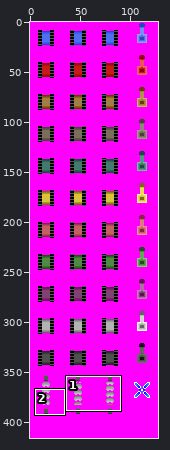
One commit to this sprite sheet: v3_projectiles/sprites/sprite-sheet.png. The picture above shows the old version from afar; the outline marks the close-up.
Close-up. Old version:
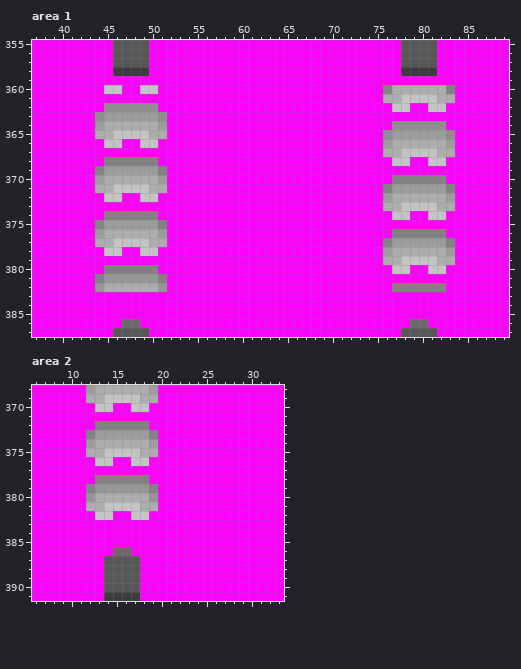
The file is 128x416 pixels. Colours within 5 levels of each other are drawn and written as one. Shown: area 1: x 37..89, y 355..387; area 2: x 6..33, y 368..391.
New version:
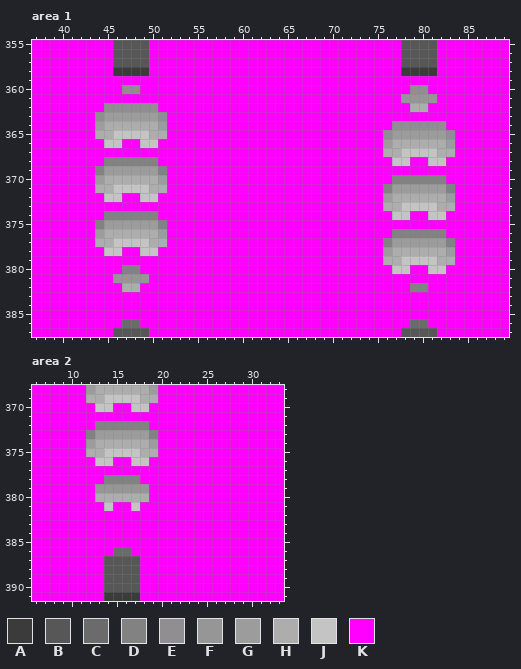
Palette (. is transparent): A #3b3b3b  B #575757  C #6b6b6b  D #828282  E #918e91  F #969696  G #9c9c9c  H #adadad  J #c4c4c4  K #ff00ff
Changes in this commit:
Changed rows in their new state; - is an unchanged pixel.
Area 1:
first column x 45:
360 KKEEKK-------------------------KKKEEKKK
361 -------------------------------KKFFFFKK
362 --------------------------------KKHHKK-
first column x 44:
380 -KK--KK--------------------------------
381 KK----KK-------------------------------
382 KKK--KKK-------------------------KK--KK
Area 2:
first column x 12:
378 -K----K-
379 K------K
380 K------K
381 KK-KK-KK
382 -KK--KK-
